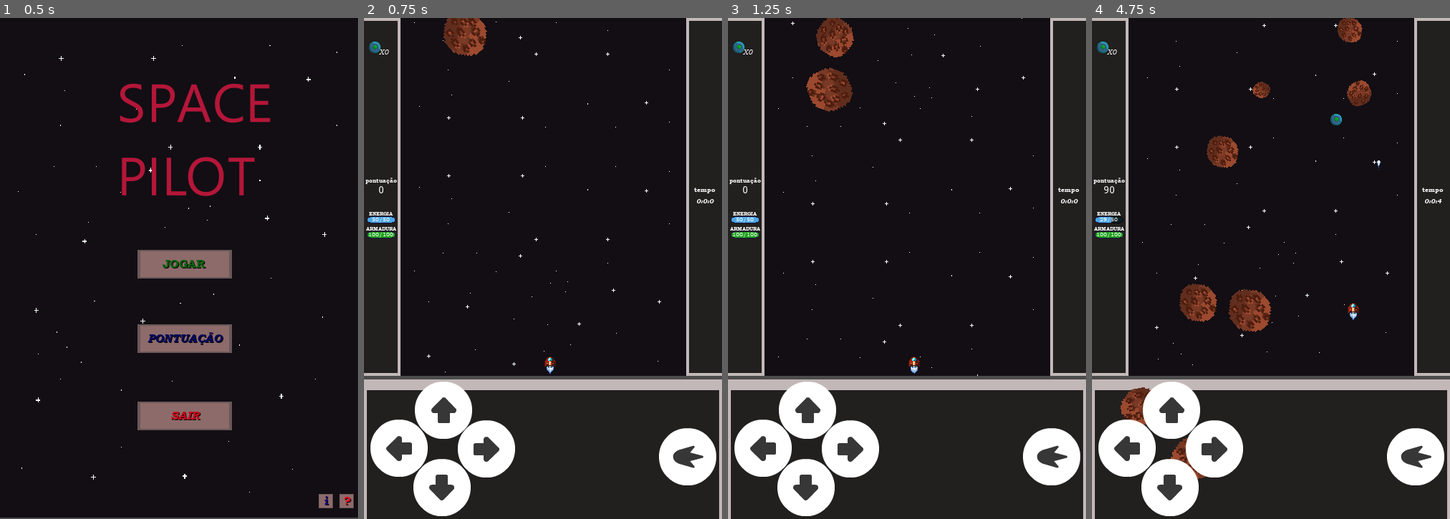
Above: before the commit, frames 1-4 (left to right).
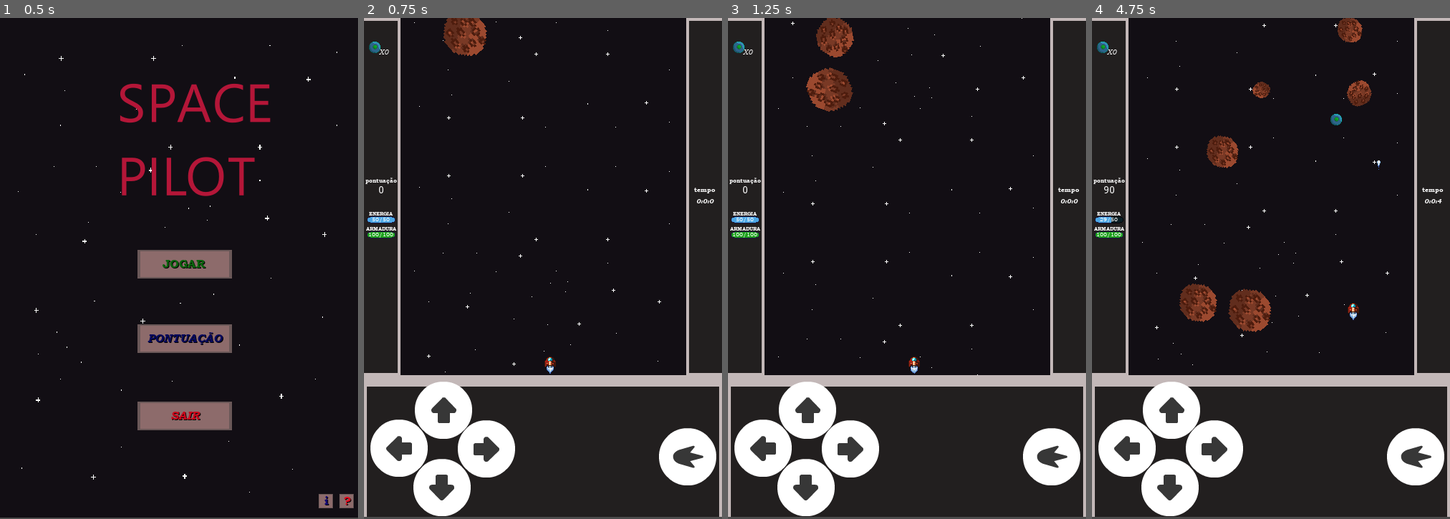
Above: after the commit, the same moments.

Repository: samuel-lino/piloto_espacial
Game: Godot game, scene res://cenas/menu.tscn
The game is run twice, just before and just after one commit, with the same random seed, the same clock (stepped at 60 frames per second) and the same inputs.
Inputs:
- Up to frame 1 (0.5 s): no input
- Up to frame 2 (0.75 s): click "jogar" at 0.5 s
- Up to frame 3 (1.25 s): no input
- Up to frame 4 (4.75 s): hold Right (direita) 1.28-2.03 s; tap Space (atirar) every 0.75 s from 1.35 to 4.35 s; hold Down (tras) 2.03-2.78 s; hold Right (direita) 2.78-3.53 s; hold Up (frente) 3.53-4.28 s; hold Left (esquerda) from 4.28 s (still down)

Frame 1 is identical in both runs. In frame 2, 1.9% of the frame differs, in the area x 0-100%, y 71-100%; in frame 3, 1.9%; in frame 4, 2.4%.

Commit message:
correçoes

Diff:
--- a/cenas/HUD.tscn
+++ b/cenas/HUD.tscn
@@ -18,6 +18,7 @@
 [ext_resource path="res://assets/recursos/flatLight25.png" type="Texture" id=16]
 [ext_resource path="res://assets/recursos/flatLight22.png" type="Texture" id=17]
 [ext_resource path="res://assets/recursos/flatLight23.png" type="Texture" id=18]
+[ext_resource path="res://assets/recursos/separador.png" type="Texture" id=19]
 
 [sub_resource type="DynamicFont" id=3]
 size = 8
@@ -53,6 +54,11 @@
 [node name="Sprite" type="Sprite" parent="."]
 texture = ExtResource( 1 )
 centered = false
+
+[node name="Sprite2" type="Sprite" parent="."]
+position = Vector2( 250, 596 )
+scale = Vector2( 1, 3.86538 )
+texture = ExtResource( 19 )
 
 [node name="pontos" type="Label" parent="."]
 margin_left = 4.0
--- a/cenas/espaço.tscn
+++ b/cenas/espaço.tscn
@@ -1,11 +1,10 @@
-[gd_scene load_steps=10 format=2]
+[gd_scene load_steps=9 format=2]
 
 [ext_resource path="res://cenas/nave.tscn" type="PackedScene" id=1]
 [ext_resource path="res://assets/recursos/Single and Multi Explosion.mp3" type="AudioStream" id=2]
 [ext_resource path="res://script/espaço.gd" type="Script" id=3]
 [ext_resource path="res://assets/recursos/spaço.png" type="Texture" id=4]
 [ext_resource path="res://assets/recursos/spaceship shooter .mp3" type="AudioStream" id=5]
-[ext_resource path="res://assets/recursos/separador.png" type="Texture" id=6]
 
 [sub_resource type="Shader" id=1]
 code = "shader_type canvas_item;
@@ -44,11 +43,6 @@
 [node name="espaço" type="Node2D"]
 script = ExtResource( 3 )
 
-[node name="Sprite2" type="Sprite" parent="."]
-position = Vector2( 250, 600.5 )
-scale = Vector2( 1, 3.82692 )
-texture = ExtResource( 6 )
-
 [node name="Sprite" type="Sprite" parent="."]
 material = SubResource( 2 )
 texture = ExtResource( 4 )
Not shown: 1 places in cenas/HUD.tscn that only renumber resources
